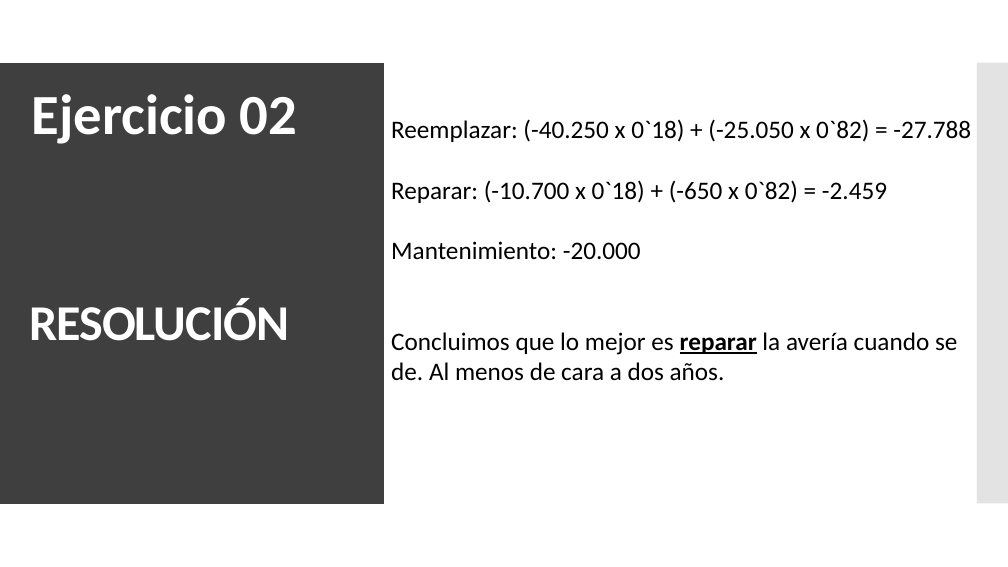
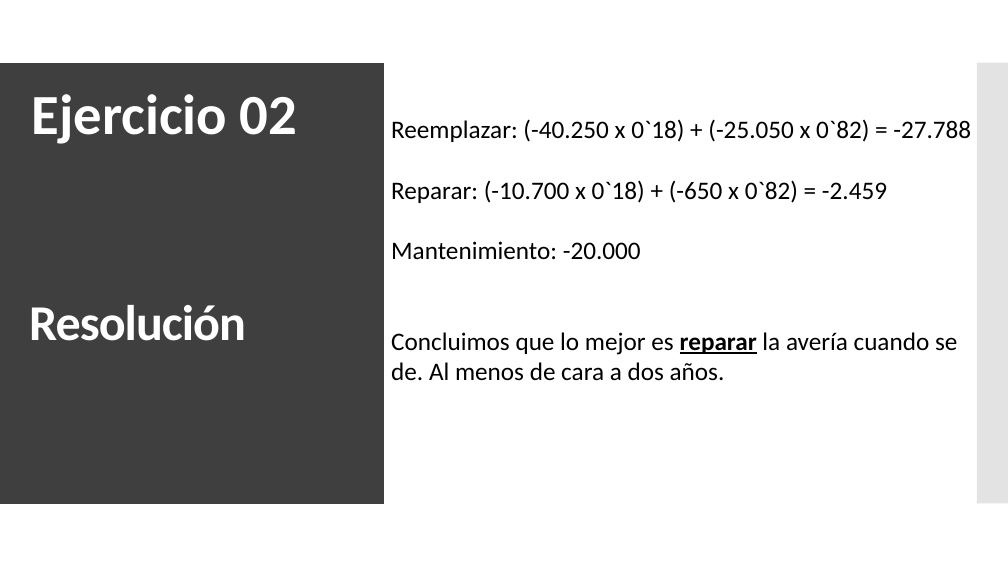
Before and after one commit to Juanfragar/Fiabilidad-y-gestion-de-riesgos, a slide deck: slide 8 of Practica 04/PRESENTACION.pptx. Drawn at 1008x567 pixels with LibreOffice and Linux fonts; fonts in the diff are those of the drawing. Boxes give left, top, right and bottom in pixels: in the first picture for what was removed or moved away, otherwise in the second. Text is boxed around its words. In the diff, an @@ line names an element or a change of style, - is before the commit and + after.

```diff
--- a/Practica 04/PRESENTACION.pptx
+++ b/Practica 04/PRESENTACION.pptx
@@ title at (x1=29, y1=305, x2=246, y2=341): text changed @@
-RESOLUCIÓN
+Resolución
```
Also in this commit, not shown: 2 other slides changed, 1 other file.
